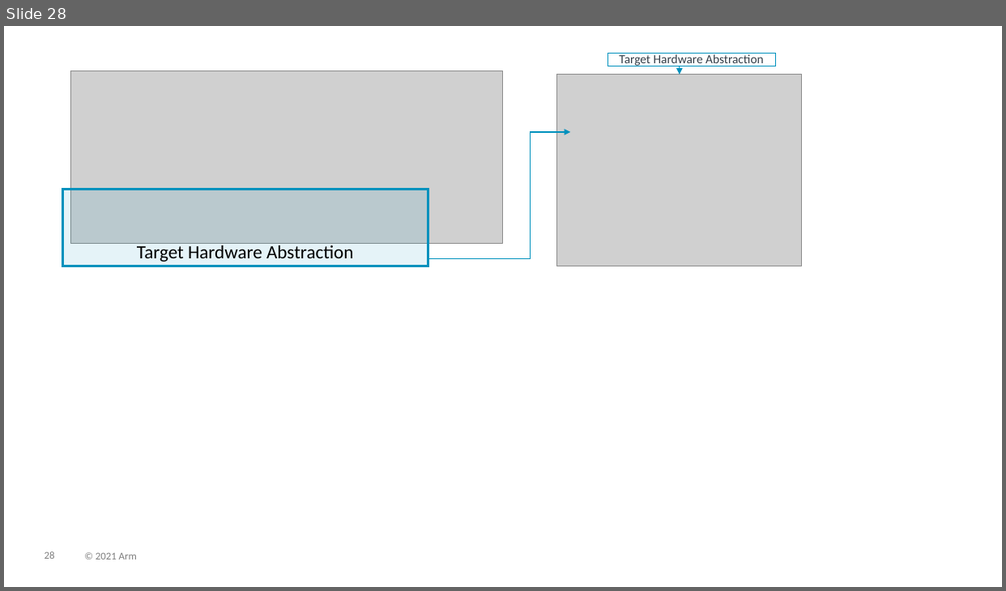
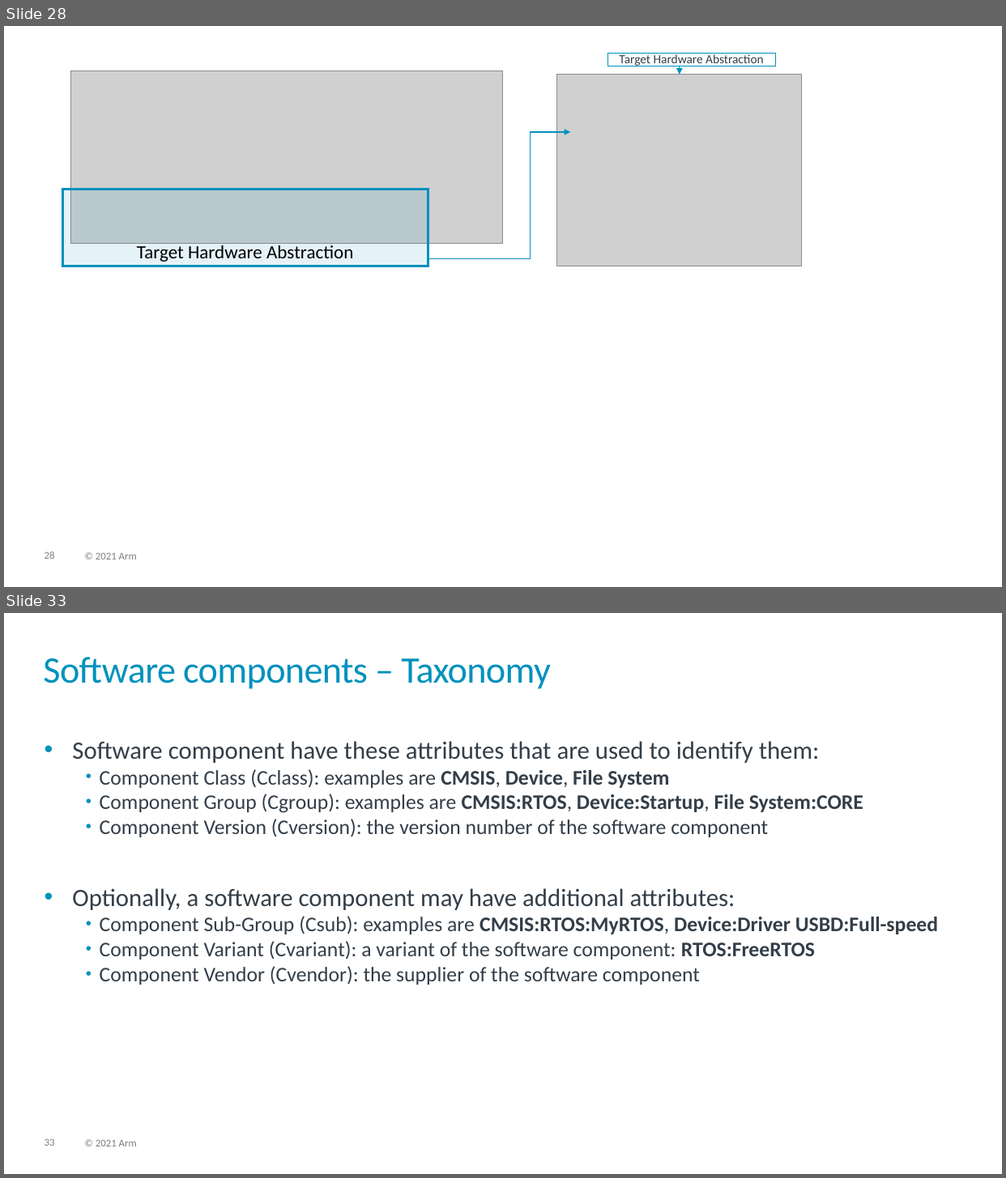
Before and after one commit to Open-CMSIS-Pack/cmsis-toolbox, a slide deck: docs/images/overview.pptx. Shown one above the other, each under a label of ours: slide 28 before the commit, slides 28 and 33 after it; the slides between them are not shown. The pictures are 1006x591 and 1006x1178 pixels, drawn with LibreOffice and Linux fonts; fonts in the diff are those of the drawing; grey boxes stand for pictures. Boxes give left, top, right and bottom in pixels: in the first picture for what was removed or moved away, otherwise in the second. Text is boxed around its words. In the diff, an @@ line names an element or a change of style, - is before the commit and + after.

Commit message:
Updated CMSIS-Toolbox documentation (#81)
Added: Create applications from components
Fixed content-map description (#78)
Clarified pack - path:
Corrected Images

---------

```diff
--- a/docs/images/overview.pptx
+++ b/docs/images/overview.pptx
@@ slide 33 added at (4,613,1002,1174), background #FFFFFF; not listed: 2 template elements that a slide beside it also shows @@
@@ title added at (43,657,551,689), 36 pt, text #0091BD @@
+Software components – Taxonomy
@@ text added at (72,741,938,985), 20 pt, text #333E48 @@
+• Software component have these attributes that are used to identify them:
+  • Component Class (Cclass): examples are CMSIS, Device, File System
+  • Component Group (Cgroup): examples are CMSIS:RTOS, Device:Startup, File System:CORE
+  • Component Version (Cversion): the version number of the software component
+• Optionally, a software component may have additional attributes:
+  • Component Sub-Group (Csub): examples are CMSIS:RTOS:MyRTOS, Device:Driver USBD:Full-speed
+  • Component Variant (Cvariant): a variant of the software component: RTOS:FreeRTOS
+  • Component Vendor (Cvendor): the supplier of the software component
```
Also in this commit, not shown: 2 slides changed, 12 other slides added, 10 other files.
